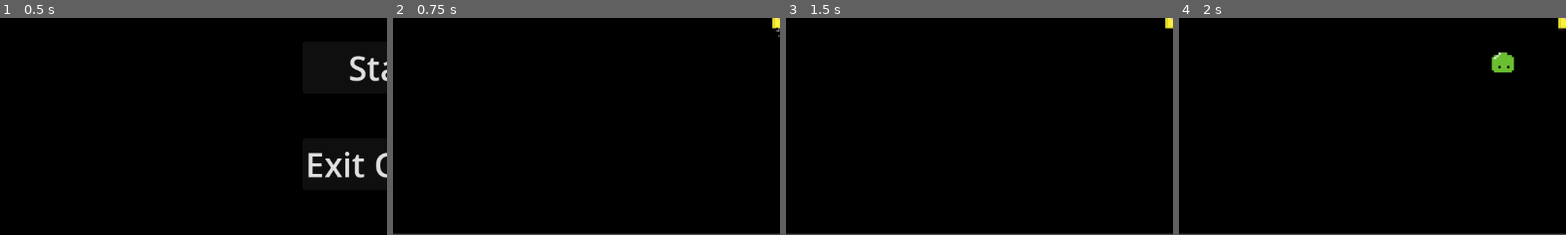
Above: before the commit, frames 1-4 (left to right).
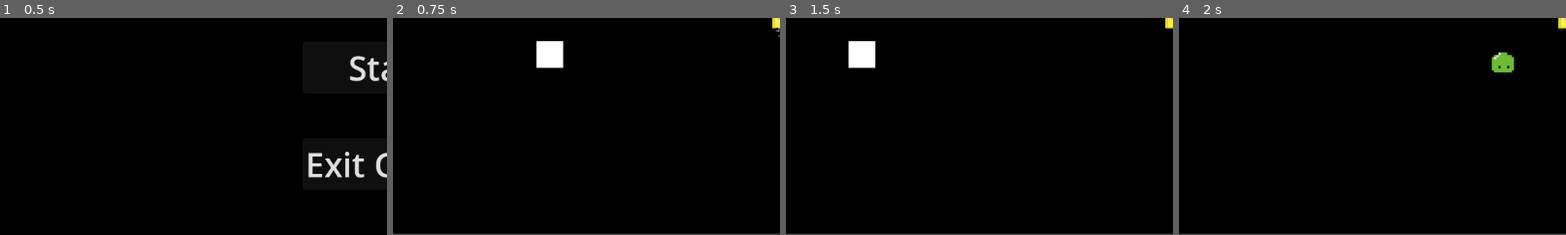
Above: after the commit, the same moments.

Repository: CodeWaffl3/GWJ71_HS_24
Game: Godot game, scene res://Scenes/main.tscn
Two runs of this game, one before a commit and one after it. Both use one fixed random seed, a clock stepped at 60 frames per second and the inputs below.
Inputs (mouse positions are % of the whole screen's width and height, from its top left):
- Up to frame 1 (0.5 s): no input
- Up to frame 2 (0.75 s): click "Start" at 0.5 s
- Up to frame 3 (1.5 s): move the mouse to (72, 45) at 1.27 s; hold D (move_right) from 1.28 s (still down); click (72, 45) at 1.35 s
- Up to frame 4 (2 s): keep holding D (move_right)
The pictures show only the part of the screen within x 0-50%, y 50-100%; the shares and areas given below are measured in that part.

Frame 1 is identical in both runs. In frame 2, 0.9% of the frame differs, in the area x 36-45%, y 10-24%; in frame 3, 0.9%; in frame 4, nothing differs.

Commit message:
New Branch Changes

Diff:
--- a/Levels/level1.tscn
+++ b/Levels/level1.tscn
@@ -23,9 +23,6 @@
 
 [node name="Background" type="CanvasLayer" parent="."]
 layer = -1
-
-[node name="Player" parent="." instance=ExtResource("3_74mky")]
-position = Vector2(563, 309)
 
 [node name="GameOver" type="CanvasLayer" parent="."]
 unique_name_in_owner = true
@@ -96,6 +93,8 @@
 [node name="Mob" parent="." instance=ExtResource("4_mkv3j")]
 position = Vector2(-23, -23)
 
-[connection signal="health_depleted" from="Player" to="." method="_on_player_health_depleted"]
+[node name="Player" parent="." instance=ExtResource("3_74mky")]
+position = Vector2(536, 304)
+
 [connection signal="pressed" from="GameOver/ExitButton2" to="." method="_on_exit_button_pressed"]
 [connection signal="pressed" from="GameOver/RestartButton" to="." method="_on_restart_button_pressed"]
--- a/Mobs/gray_slime.tscn
+++ b/Mobs/gray_slime.tscn
@@ -46,6 +46,7 @@
 scale = Vector2(0.995551, 1)
 collision_layer = 2
 collision_mask = 7
+motion_mode = 1
 script = ExtResource("1_pyf7o")
 
 [node name="CollisionShape2D" type="CollisionShape2D" parent="." groups=["enemies"]]
--- /dev/null
+++ b/Scenes/FX/goo.gd
@@ -0,0 +1,8 @@
+extends Area2D
+
+func _process(delta):
+	if $".".has_overlapping_bodies():
+		print("GOO!")
+
+func _on_timer_timeout():
+	queue_free()
--- /dev/null
+++ b/Scenes/FX/goo.tscn
@@ -0,0 +1,35 @@
+[gd_scene load_steps=3 format=3 uid="uid://dbgbho4468p0q"]
+
+[ext_resource type="Script" path="res://Scenes/FX/goo.gd" id="1_n84a2"]
+
+[sub_resource type="CircleShape2D" id="CircleShape2D_42p21"]
+radius = 20.025
+
+[node name="Goo" type="Area2D"]
+collision_layer = 2
+collision_mask = 4
+script = ExtResource("1_n84a2")
+
+[node name="Temp_ColorREct" type="ColorRect" parent="."]
+anchors_preset = 8
+anchor_left = 0.5
+anchor_top = 0.5
+anchor_right = 0.5
+anchor_bottom = 0.5
+offset_left = -20.0
+offset_top = -20.0
+offset_right = 20.0
+offset_bottom = 20.0
+grow_horizontal = 2
+grow_vertical = 2
+
+[node name="Sprite2D" type="Sprite2D" parent="."]
+
+[node name="CollisionShape2D" type="CollisionShape2D" parent="."]
+shape = SubResource("CircleShape2D_42p21")
+
+[node name="Timer" type="Timer" parent="."]
+wait_time = 2.0
+autostart = true
+
+[connection signal="timeout" from="Timer" to="." method="_on_timer_timeout"]
--- a/Scenes/main.tscn
+++ b/Scenes/main.tscn
@@ -1,10 +1,11 @@
-[gd_scene load_steps=7 format=3 uid="uid://l3r3x7hhjag0"]
+[gd_scene load_steps=8 format=3 uid="uid://l3r3x7hhjag0"]
 
 [ext_resource type="PackedScene" uid="uid://ckwvhugqpmdun" path="res://Scenes/player.tscn" id="1_erogh"]
 [ext_resource type="Script" path="res://Scripts/main.gd" id="1_ibvw8"]
 [ext_resource type="PackedScene" uid="uid://dawsu5aqech6x" path="res://Mobs/mob.tscn" id="2_1c3u7"]
 [ext_resource type="PackedScene" uid="uid://ciqucbtxqgd40" path="res://Scenes/level_door.tscn" id="2_t3gec"]
 [ext_resource type="Texture2D" uid="uid://bvomurfpgfv6g" path="res://Assets/Menus/HeavySleeper.png" id="5_j4y4g"]
+[ext_resource type="PackedScene" uid="uid://dbgbho4468p0q" path="res://Scenes/FX/goo.tscn" id="6_oswbm"]
 
 [sub_resource type="Curve2D" id="Curve2D_o12it"]
 _data = {
@@ -154,6 +155,9 @@
 [node name="LevelDoorSpawnLocation" type="PathFollow2D" parent="LevelDoorPath"]
 position = Vector2(8, 8)
 
+[node name="Goo" parent="." instance=ExtResource("6_oswbm")]
+position = Vector2(240, 384)
+
 [connection signal="health_depleted" from="Player" to="." method="_on_player_health_depleted"]
 [connection signal="pressed" from="GameOver/ExitButton2" to="." method="_on_exit_button_pressed"]
 [connection signal="pressed" from="GameOver/RestartButton" to="." method="_on_restart_button_pressed"]
--- a/Scripts/Mob.gd
+++ b/Scripts/Mob.gd
@@ -18,3 +18,6 @@
 		queue_free()
 	#instantiate smoke
 	#
+
+func leave_goo():
+	pass
Not shown: 1 places in Scenes/slime.tscn that only renumber resources
